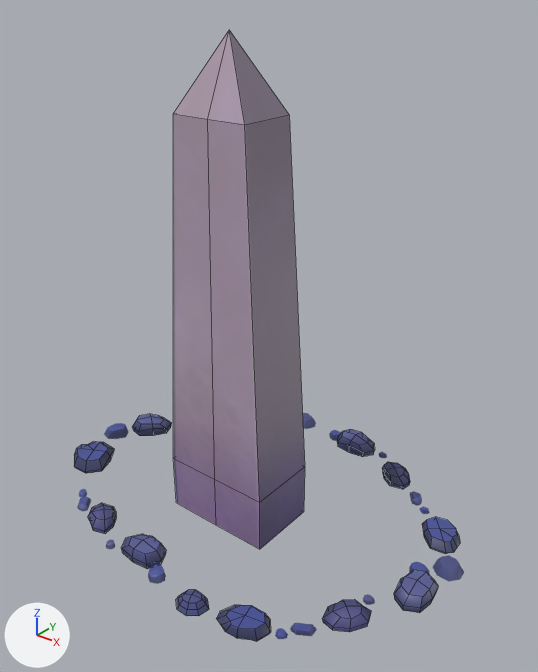
Two versions of the FBX model Uncover/Assets/MyModel/centerrock.fbx, one commit apart.
Both versions are drawn from a camera (50 mm lens) standing at (0.17, -0.193, 0.208) and looking at (0.008, 0.01, 0.082). Arrows for +X, +Y and +Z are at lower left; the lights stay in place. Mesh edges are drawn as thin lines on the coarser meshes. Where no turn or scale is listed for an object, it has been applied to the vertices.
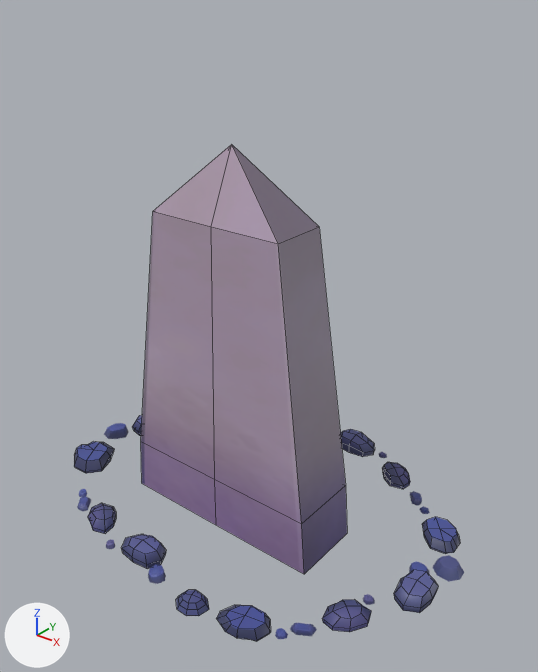
Location of each change, (x1, y1, x2, y2) in pixels of the pictures (538 x 672 px):
'pCube1', reshaped (56% wider, 17% shorter)
    before: (173, 30, 305, 549)
    after: (141, 144, 347, 574)

The change, as a diff of the scene's bpy script:
```diff
--- a/Uncover/Assets/MyModel/centerrock.fbx.py
+++ b/Uncover/Assets/MyModel/centerrock.fbx.py
@@ me_mesh @@
 me_mesh.from_pydata(...)  # 19 vertices, 18 faces; spans x -0.023..0.023, y -0.015..0.015, z -0.02..0.171
 # used by ob_pcube1; location = (0.0, 0.0, 0.0216)
 # before: 7 (0.0, -0.011, 0.144) at pixel (207, 119), 10 (0.0, 0.011, 0.144), 18 (0.0, 0.0, 0.171) at pixel (229, 29)
-me_mesh.vertices[0].co = (-0.023, -0.015, -0.02)  # pixel (176, 502)
-me_mesh.vertices[2].co = (0.023, -0.015, -0.02)  # pixel (259, 549)
-me_mesh.vertices[3].co = (-0.023, -0.015, 0.004)  # pixel (173, 458)
-me_mesh.vertices[5].co = (0.023, -0.015, 0.004)  # pixel (259, 502)
-me_mesh.vertices[6].co = (-0.016, -0.011, 0.144)  # pixel (173, 113)
-me_mesh.vertices[8].co = (0.016, -0.011, 0.144)  # pixel (244, 124)
-me_mesh.vertices[9].co = (-0.016, 0.011, 0.144)
-me_mesh.vertices[11].co = (0.016, 0.011, 0.144)  # pixel (289, 114)
-me_mesh.vertices[12].co = (-0.023, 0.015, 0.004)
-me_mesh.vertices[14].co = (0.023, 0.015, 0.004)  # pixel (304, 466)
-me_mesh.vertices[15].co = (-0.023, 0.015, -0.02)
-me_mesh.vertices[17].co = (0.023, 0.015, -0.02)  # pixel (303, 511)
+# me_mesh part 1
+for i in [7, 10, 18]: me_mesh.vertices[i].co += Vector((0.0, 0.0, -0.036))
+me_mesh.vertices[0].co = (-0.045, -0.015, -0.02)  # pixel (141, 483)
+me_mesh.vertices[2].co = (0.045, -0.015, -0.02)  # pixel (304, 574)
+me_mesh.vertices[3].co = (-0.043, -0.015, 0.004)  # pixel (140, 441)
+me_mesh.vertices[5].co = (0.043, -0.015, 0.004)  # pixel (301, 523)
+me_mesh.vertices[6].co = (-0.029, -0.011, 0.108)  # pixel (152, 211)
+me_mesh.vertices[8].co = (0.029, -0.011, 0.108)  # pixel (278, 243)
+me_mesh.vertices[9].co = (-0.029, 0.011, 0.108)
+me_mesh.vertices[11].co = (0.029, 0.011, 0.108)  # pixel (319, 226)
+me_mesh.vertices[12].co = (-0.043, 0.015, 0.004)
+me_mesh.vertices[14].co = (0.043, 0.015, 0.004)  # pixel (345, 485)
+me_mesh.vertices[15].co = (-0.045, 0.015, -0.02)
+me_mesh.vertices[17].co = (0.045, 0.015, -0.02)  # pixel (347, 533)
 me_mesh.materials.append(mat_lambert2)
```
